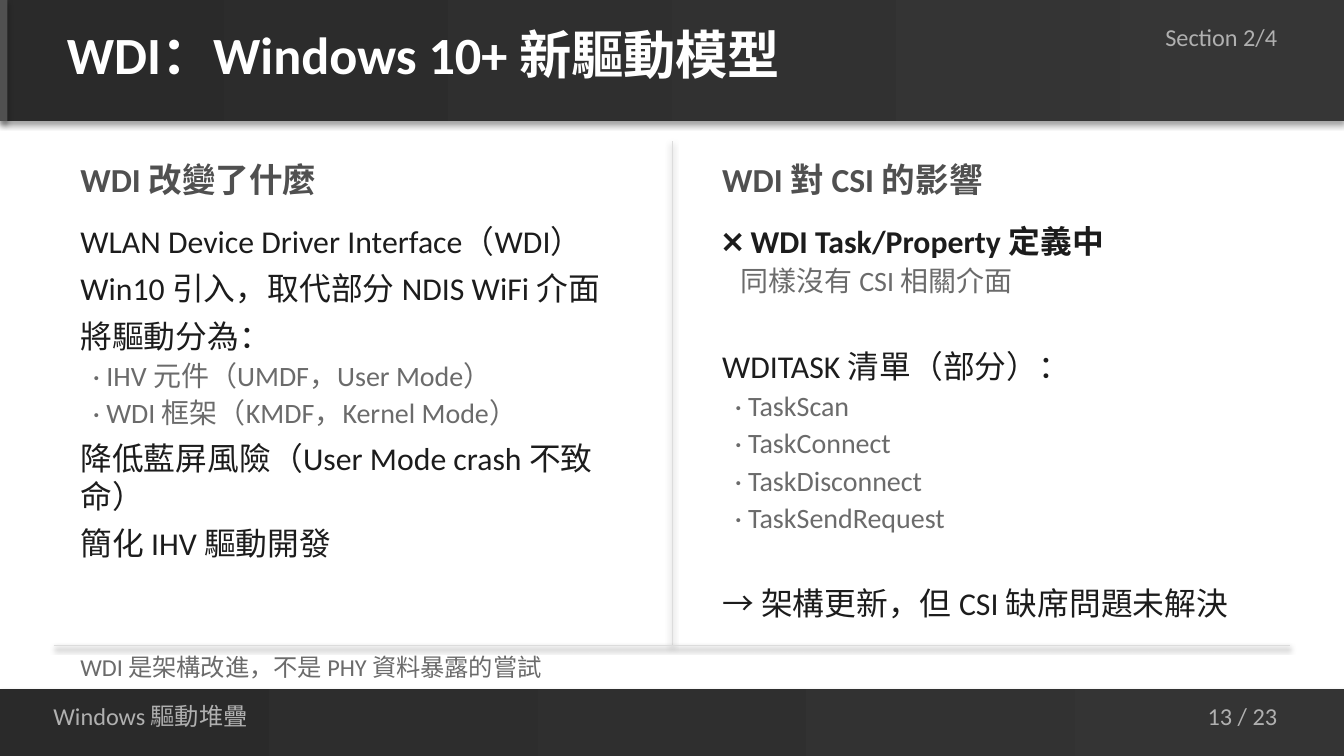
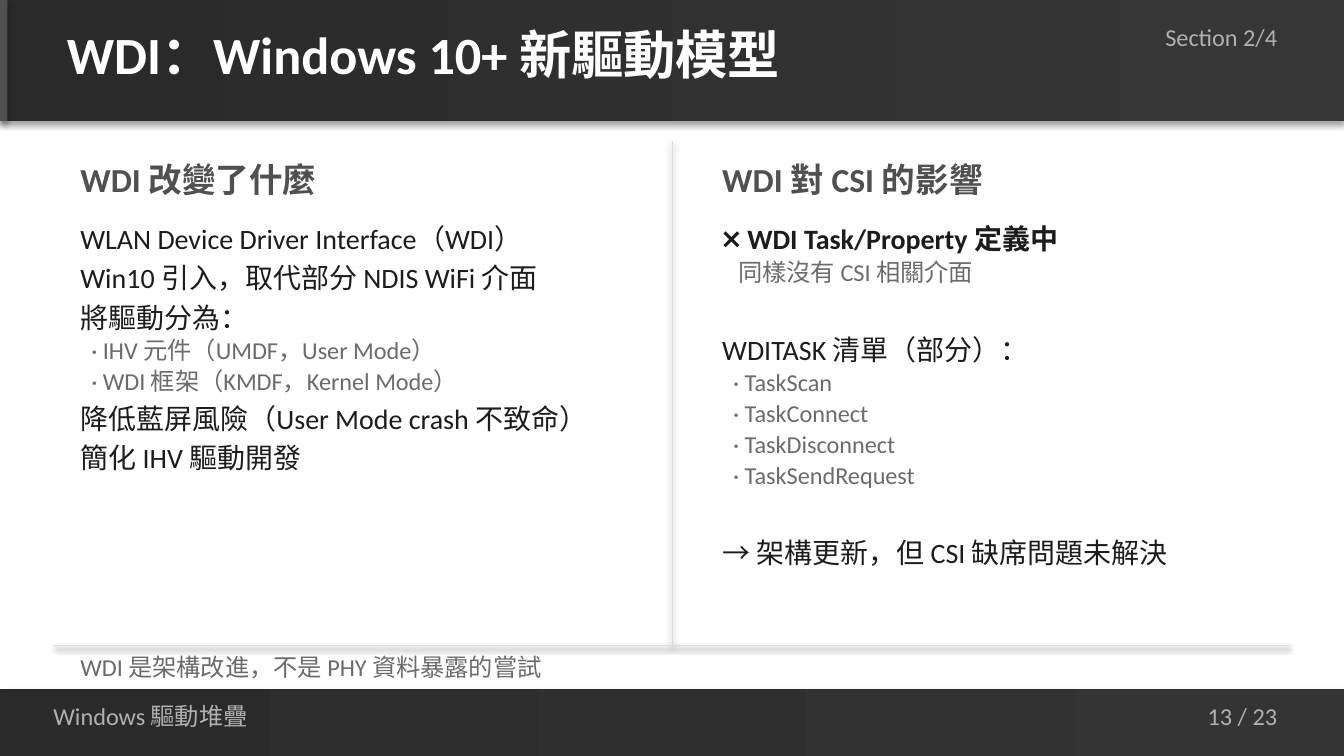
Before and after one commit to jacky92219-cell/network-ppt-project, a slide deck: slide 13 of output/network-card-csi-v5.1.pptx. Drawn at 1344x756 pixels with LibreOffice and Linux fonts; fonts in the diff are those of the drawing. Boxes give left, top, right and bottom in pixels: in the first picture for what was removed or moved away, otherwise in the second. Text is boxed around its words. In the diff, an @@ line names an element or a change of style, - is before the commit and + after.

```diff
--- a/output/network-card-csi-v5.1.pptx
+++ b/output/network-card-csi-v5.1.pptx
@@ text "WLAN Device Driver Interface（WDI）" at box(80, 226, 587, 471): size 17 to 15 pt in "WLAN Device Driver Interface（WDI）", "Win10 引入，取代部分 NDIS WiFi 介面", "將驅動分為：", "降低藍屏風險（User Mode crash 不致命）" and 1 more places; size 15 to 13 pt in "· IHV 元件（UMDF，User Mode）", "· WDI 框架（KMDF，Kernel Mode）"; less space between paragraphs @@
@@ text "❌ WDI Task/Property 定義中" at box(722, 225, 1168, 566): size 17 to 15 pt in "❌ WDI Task/Property 定義中", "WDITASK 清單（部分）：", "→ 架構更新，但 CSI 缺席問題未解決"; size 15 to 13 pt in "同樣沒有 CSI 相關介面", "· TaskScan", "· TaskConnect", "· TaskDisconnect" and 1 more places; less space between paragraphs @@
```
Also in this commit, not shown: 7 other slides changed, 1 other file.
